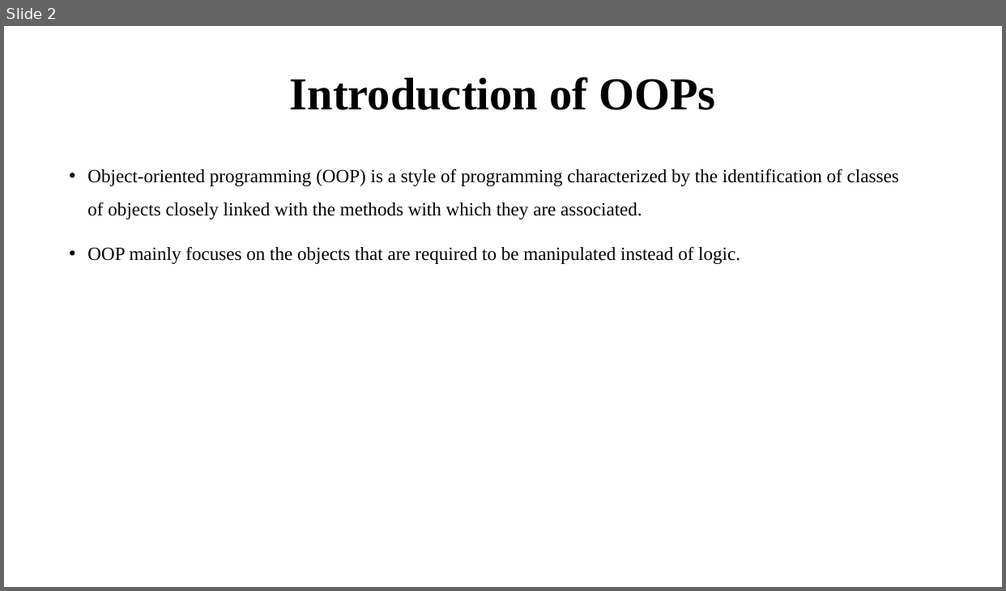
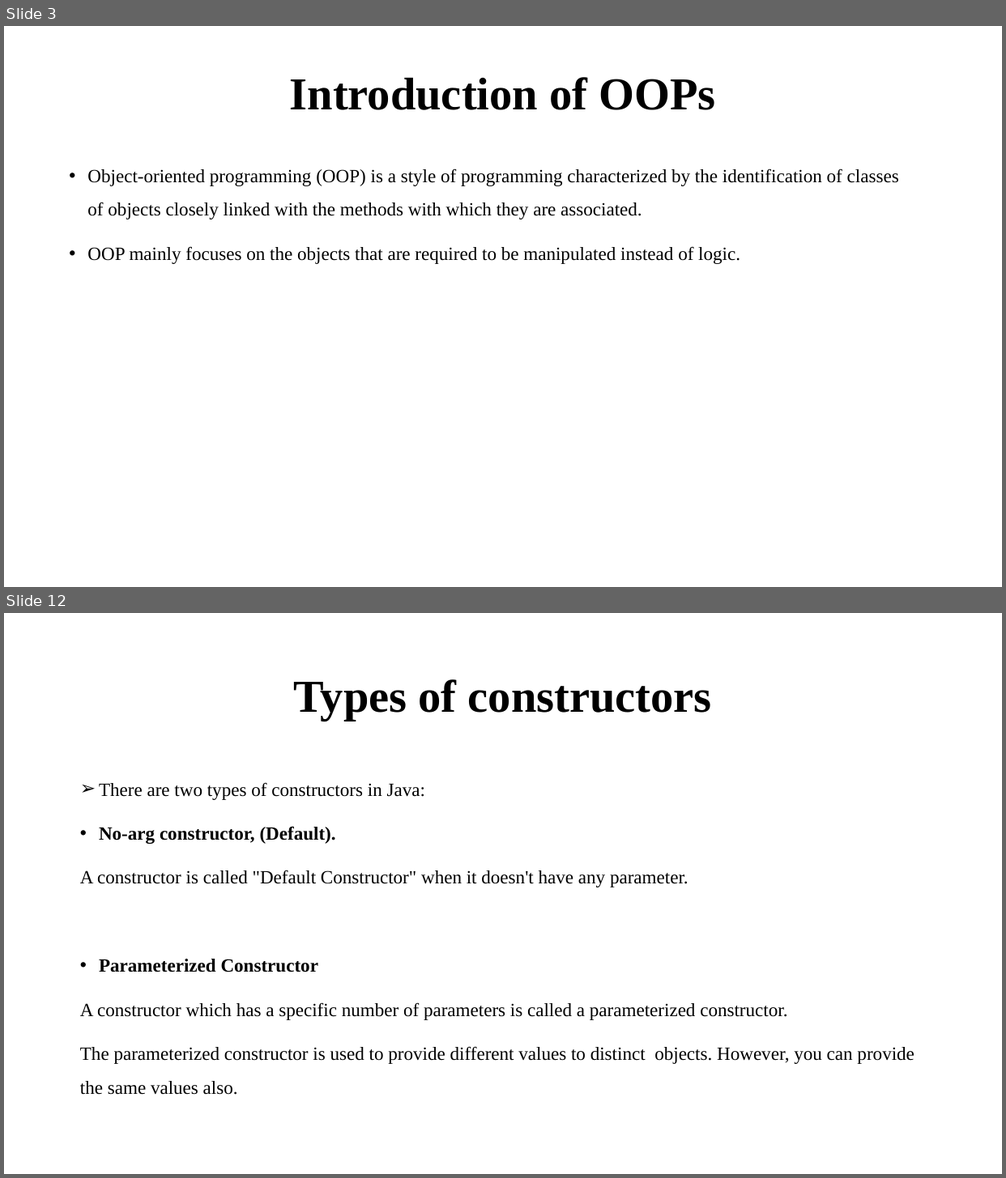
Before and after one commit to amitsharma7565/Core_and_Advance_Java, a slide deck: oops.pptx. Shown one above the other, each under a label of ours: slide 2 before the commit, slides 3 and 12 after it; the slides between them are not shown. The pictures are 1006x591 and 1006x1178 pixels, drawn with LibreOffice and Linux fonts; fonts in the diff are those of the drawing. Boxes give left, top, right and bottom in pixels: in the first picture for what was removed or moved away, otherwise in the second. Text is boxed around its words. In the diff, an @@ line names an element or a change of style, - is before the commit and + after.

```diff
--- a/oops.pptx
+++ b/oops.pptx
@@ slide 12 added at bbox=[4, 613, 1002, 1174], background #FFFFFF @@
@@ title added at bbox=[293, 679, 712, 721], 44 pt, text #000000, bold @@
+Types of constructors
@@ text added at bbox=[80, 782, 914, 1095], 18 pt, text #000000 @@
+➢ There are two types of constructors in Java:
+• No-arg constructor, (Default).
+A constructor is called "Default Constructor" when it doesn't have any parameter.
+• Parameterized Constructor
+A constructor which has a specific number of parameters is called a parameterized constructor.
+The parameterized constructor is used to provide different values to distinct objects. However, you can provide the same values also.
@@ what was slide 2 is now slide 3 @@
```
Also in this commit, not shown: 3 slides changed, 26 other slides added, 5 slides removed, 3 other files.
